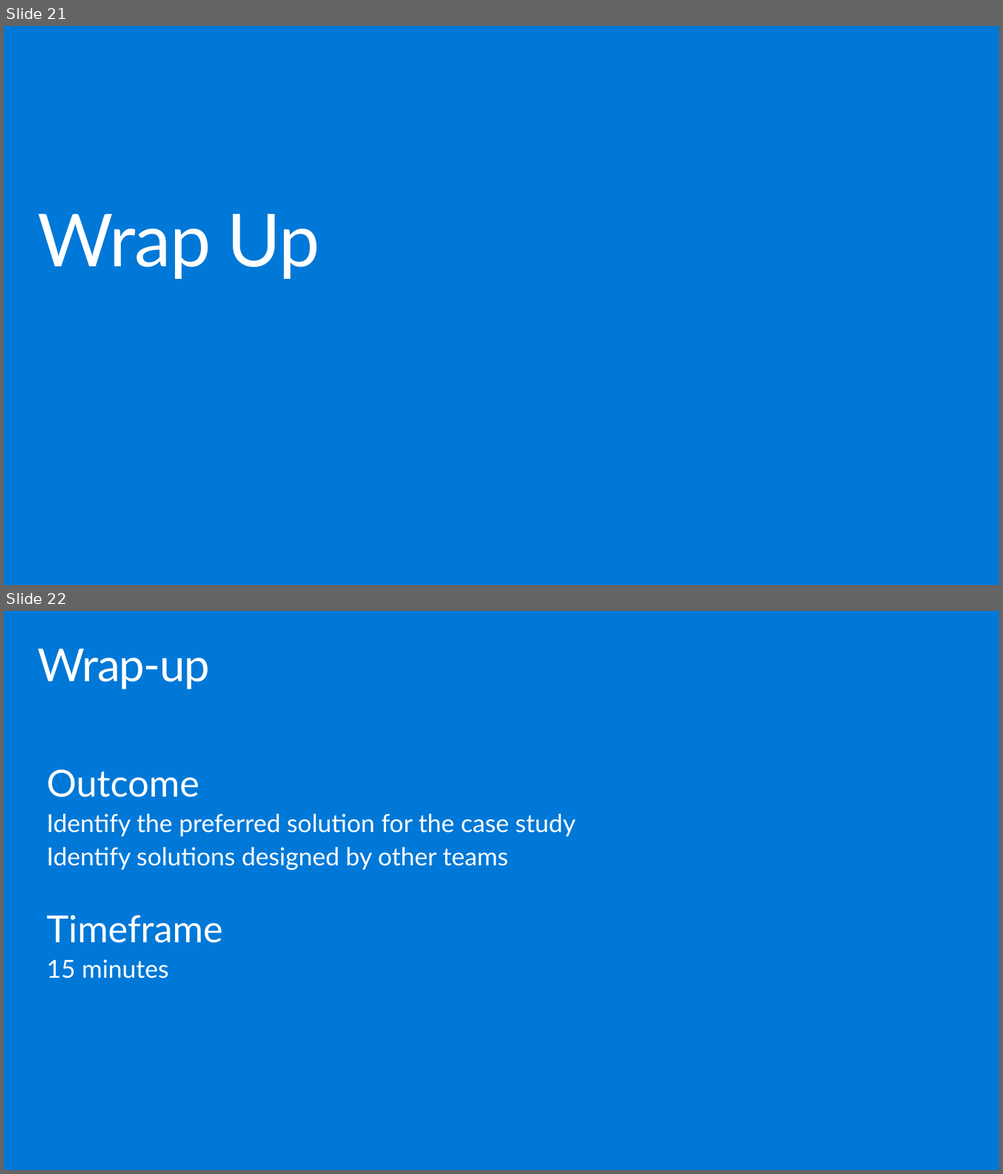
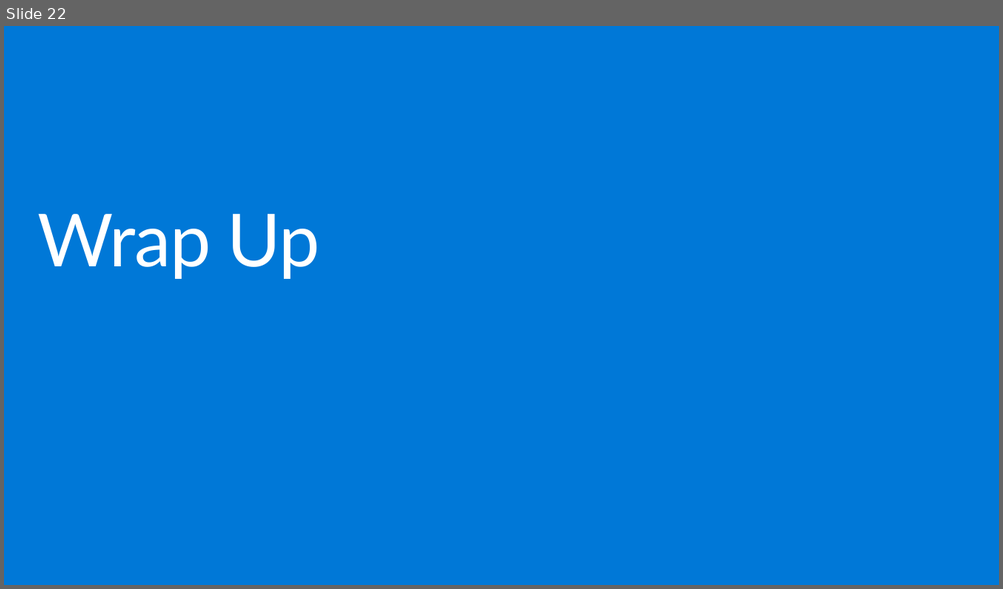
Before and after one commit to hnc198/AzurePowerBI, a slide deck: Hands-on Modules/Embedding/1. What is Power BI Embedded.pptx. Shown one above the other, each under a label of ours: slides 21 and 22 before the commit, slide 22 after it. The pictures are 1003x1174 and 1003x589 pixels, drawn with LibreOffice and Linux fonts; fonts in the diff are those of the drawing. Boxes give left, top, right and bottom in pixels: in the first picture for what was removed or moved away, otherwise in the second. Text is boxed around its words. In the diff, an @@ line names an element or a change of style, - is before the commit and + after.

```diff
--- a/Hands-on Modules/Embedding/1. What is Power BI Embedded.pptx
+++ b/Hands-on Modules/Embedding/1. What is Power BI Embedded.pptx
@@ slide 22 removed at (4, 611, 999, 1170), background #0078D7 @@
@@ title removed at (38, 649, 210, 689) @@
-Wrap-up
@@ text removed at (47, 769, 575, 979) @@
-Outcome
-Identify the preferred solution for the case study
-Identify solutions designed by other teams
-Timeframe
-15 minutes
@@ what was slide 21 is now slide 22 @@
```
Also in this commit, not shown: 7 slides changed, 1 slide added, 1 other file.
